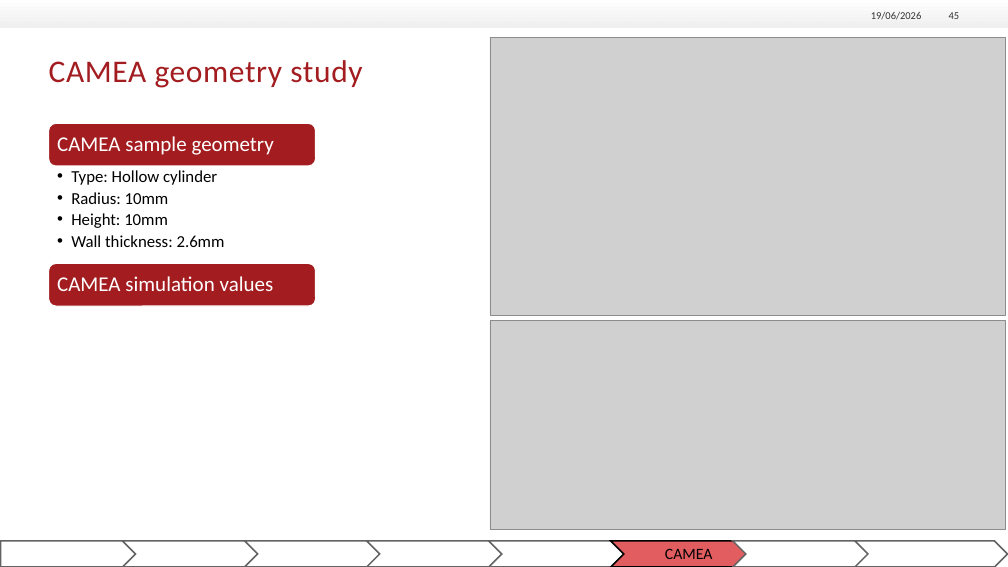
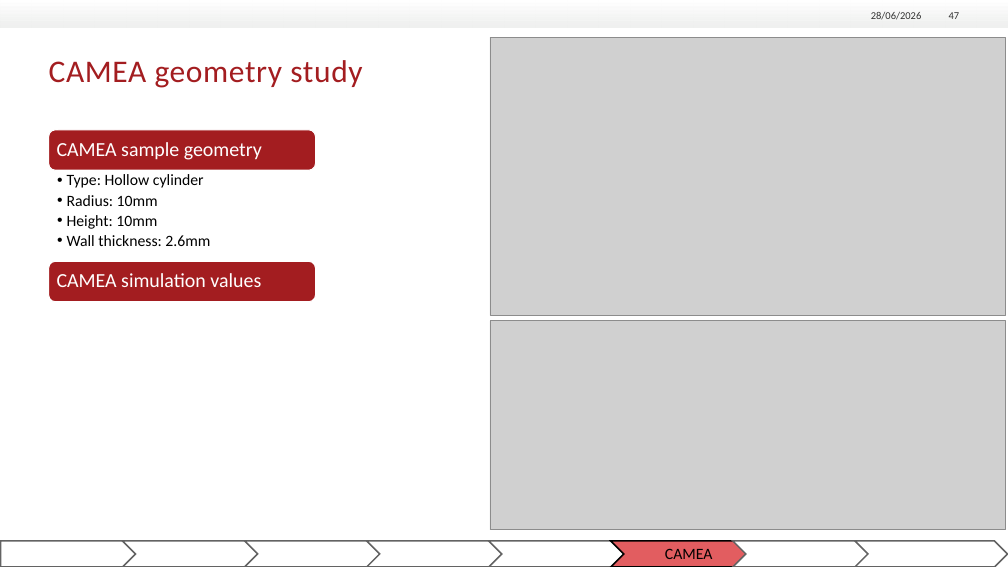
Before and after one commit to tinyThyssen/bachelor_project, a slide deck: slide 47 of Defense/Bachelor_defence.pptx (slide 45 before the commit). Drawn at 1008x567 pixels with LibreOffice and Linux fonts; fonts in the diff are those of the drawing; grey boxes stand for pictures; background and template pictures are left out. Boxes give left, top, right and bottom in pixels: in the first picture for what was removed or moved away, otherwise in the second. Text is boxed around its words. In the diff, an @@ line names an element or a change of style, - is before the commit and + after.

```diff
--- a/Defense/Bachelor_defence.pptx
+++ b/Defense/Bachelor_defence.pptx
@@ text at [871,12,922,20]: text changed @@
-19/06/2026
+28/06/2026
@@ page number at [949,12,960,19]: text changed @@
-45
+47
@@ rounded rectangle: place and size @@
-rounded rectangle at [48,123,315,166]
+rounded rectangle at [48,130,315,170]
@@ text "CAMEA sample geometry" at [57,142,262,160]: size 20 to 19 pt @@
@@ text "Type: Hollow cylinder" at [67,174,210,246]: size 16 to 15 pt; indent changed @@
@@ rounded rectangle: place and size @@
-rounded rectangle at [48,264,315,306]
+rounded rectangle at [48,262,315,302]
@@ text "CAMEA simulation values" at [57,273,261,287]: size 20 to 19 pt @@
```
Also in this commit, not shown: 63 other slides changed, 1 slide added, 7 slides removed, 31 other files.
